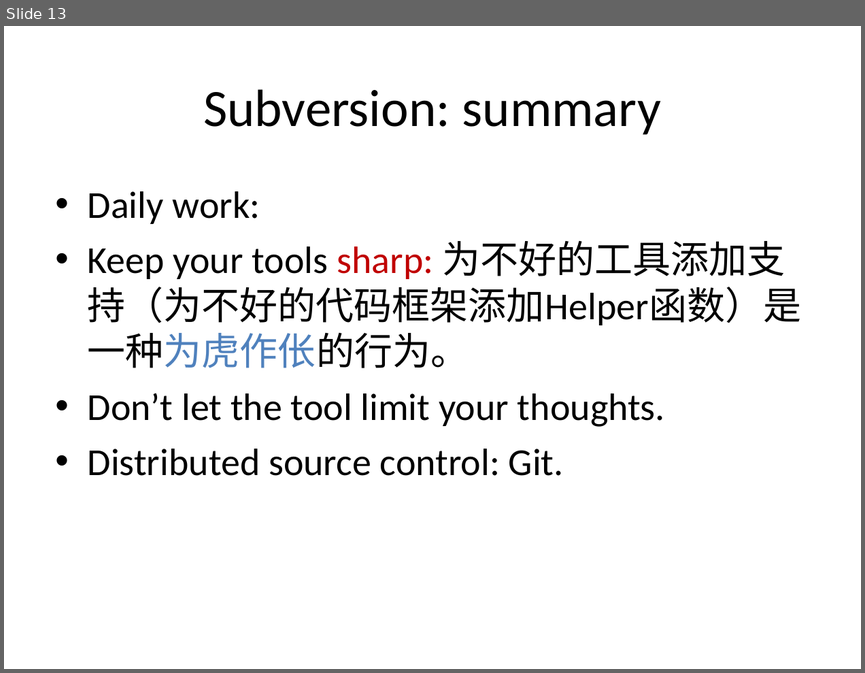
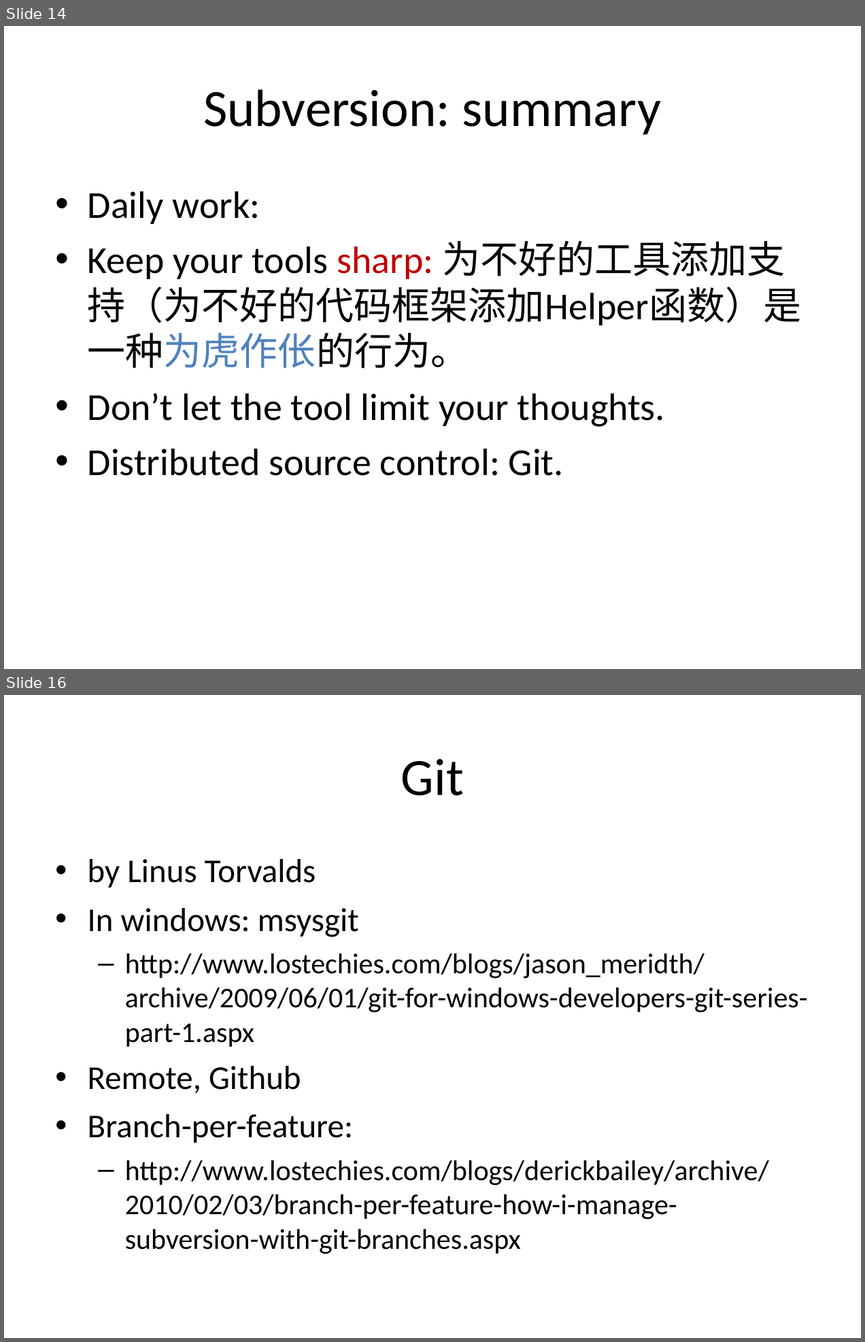
Before and after one commit to JohnCai/LinksAndNotes, a slide deck: Training/SubVersion And Git.ppt. Shown one above the other, each under a label of ours: slide 13 before the commit, slides 14 and 16 after it; the slides between them are not shown. The pictures are 865x673 and 865x1342 pixels, drawn with LibreOffice and Linux fonts; fonts in the diff are those of the drawing. Boxes give left, top, right and bottom in pixels: in the first picture for what was removed or moved away, otherwise in the second. Text is boxed around its words. In the diff, an @@ line names an element or a change of style, - is before the commit and + after.

```diff
--- a/Training/SubVersion And Git.ppt
+++ b/Training/SubVersion And Git.ppt
@@ slide 16 added at [4, 695, 861, 1338], background #FFFFFF @@
@@ title added at [401, 759, 464, 796], 44 pt, text #000000 @@
+Git
@@ text added at [88, 859, 808, 1254], 24 pt, text #000000 @@
+• by Linus Torvalds
+• In windows: msysgit
+  – http://www.lostechies.com/blogs/jason_meridth/archive/2009/06/01/git-for-windows-developers-git-series-part-1.aspx
+• Remote, Github
+• Branch-per-feature:
+  – http://www.lostechies.com/blogs/derickbailey/archive/2010/02/03/branch-per-feature-how-i-manage-subversion-with-git-branches.aspx
@@ what was slide 13 is now slide 14 @@
```
Also in this commit, not shown: 2 slides changed, 3 other slides added, 1 slide removed, 5 other files.
